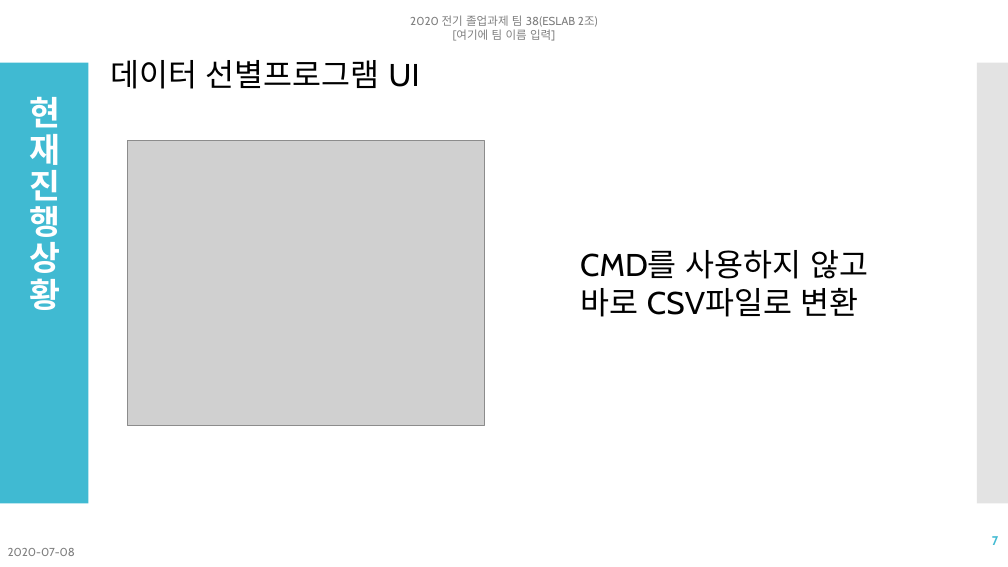
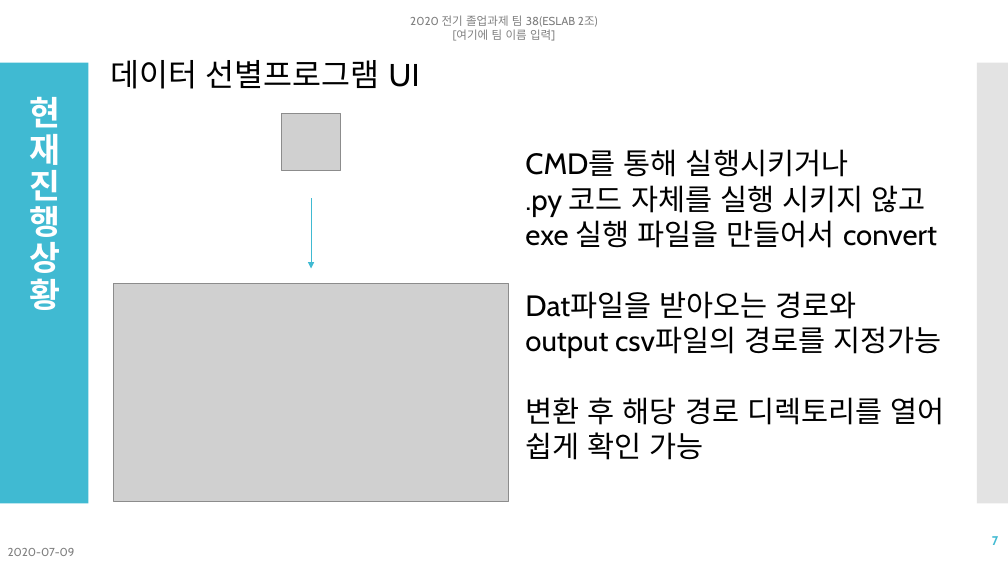
Before and after one commit to NgaAdrain/TEAM_Enter_Text_Here, a slide deck: slide 7 of Reports/졸업과제 세번째 발표 2조.pptx. Drawn at 1008x567 pixels with LibreOffice and Linux fonts; fonts in the diff are those of the drawing; grey boxes stand for pictures. Boxes give left, top, right and bottom in pixels: in the first picture for what was removed or moved away, otherwise in the second. Text is boxed around its words. In the diff, an @@ line names an element or a change of style, - is before the commit and + after.

Commit message:
Update 졸업과제 세번째 발표 2조.pptx
converter 부분 수정

```diff
--- a/Reports/졸업과제 세번째 발표 2조.pptx
+++ b/Reports/졸업과제 세번째 발표 2조.pptx
@@ picture added at (x1=281, y1=113, x2=340, y2=171) @@
@@ picture removed at (x1=127, y1=141, x2=484, y2=426) @@
@@ text at (x1=525, y1=149, x2=945, y2=460): text changed; size 30 to 28 pt @@
-CMD를 사용하지 않고
-바로 CSV파일로 변환
+CMD를 통해 실행시키거나
+.py 코드 자체를 실행 시키지 않고
+exe 실행 파일을 만들어서 convert
+Dat파일을 받아오는 경로와
+output csv파일의 경로를 지정가능
+변환 후 해당 경로 디렉토리를 열어
+쉽게 확인 가능
@@ arrow added from (311, 198) to (311, 268), #40BAD2 0.75 pt @@
@@ picture added at (x1=113, y1=283, x2=509, y2=501) @@
@@ text at (x1=8, y1=548, x2=75, y2=556): text changed @@
-2020-07-08
+2020-07-09
```
Also in this commit, not shown: 10 other slides changed.
